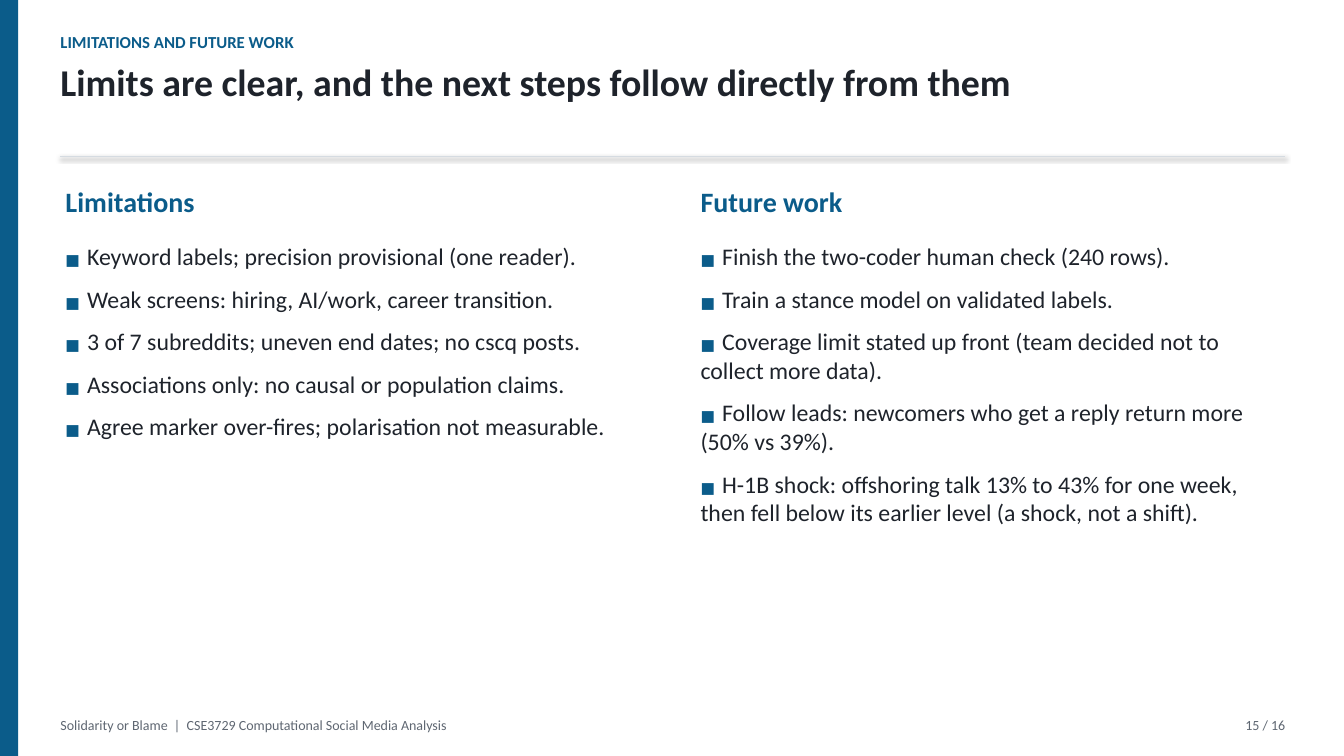
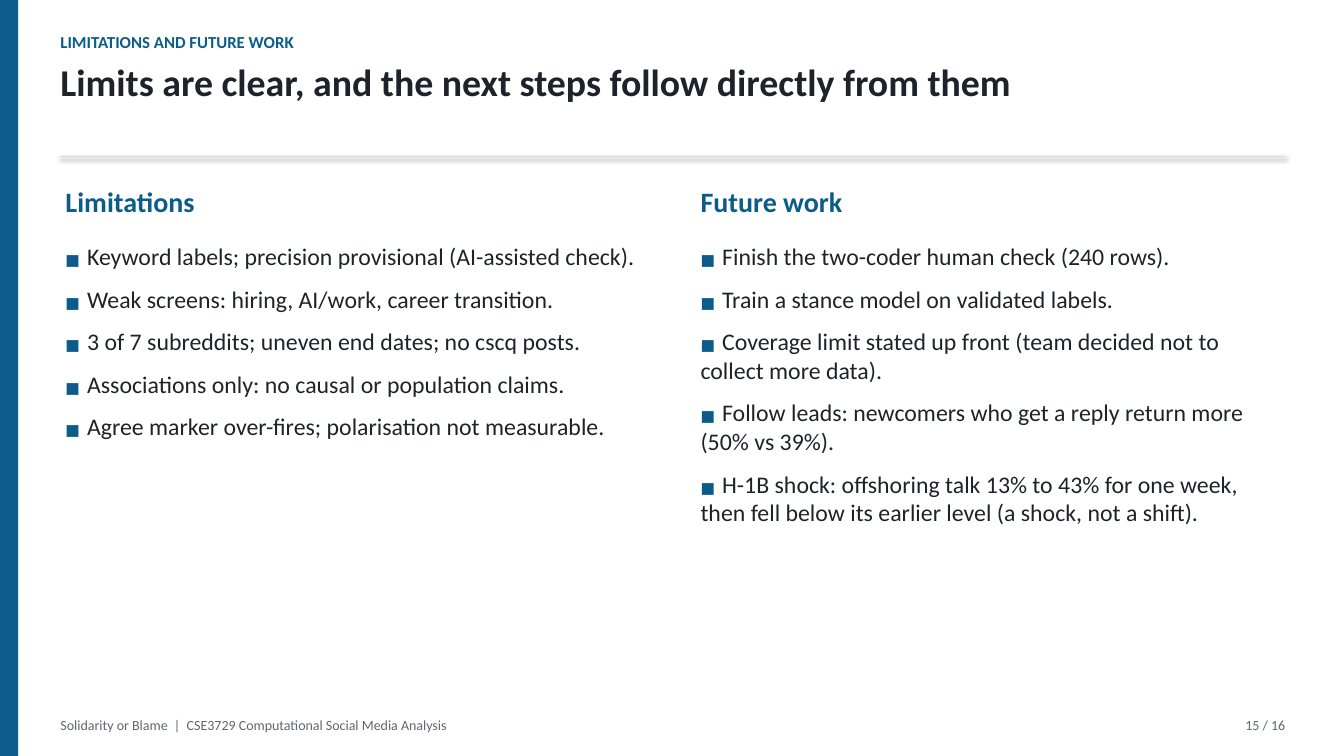
Before and after one commit to vaibhavjain1702/csma-tech-layoffs-pipeline, a slide deck: slide 15 of project/deliverables/final/CSMA_Final_Presentation_Solidarity_or_Blame.pptx. Drawn at 1344x756 pixels with LibreOffice and Linux fonts; fonts in the diff are those of the drawing. Boxes give left, top, right and bottom in pixels: in the first picture for what was removed or moved away, otherwise in the second. Text is boxed around its words. In the diff, an @@ line names an element or a change of style, - is before the commit and + after.

```diff
--- a/project/deliverables/final/CSMA_Final_Presentation_Solidarity_or_Blame.pptx
+++ b/project/deliverables/final/CSMA_Final_Presentation_Solidarity_or_Blame.pptx
@@ text at (87,248,634,269): text changed @@
-■ Keyword labels; precision provisional (one reader).
+■ Keyword labels; precision provisional (AI-assisted check).
```
Also in this commit, not shown: 2 other slides changed, 15 other files.
